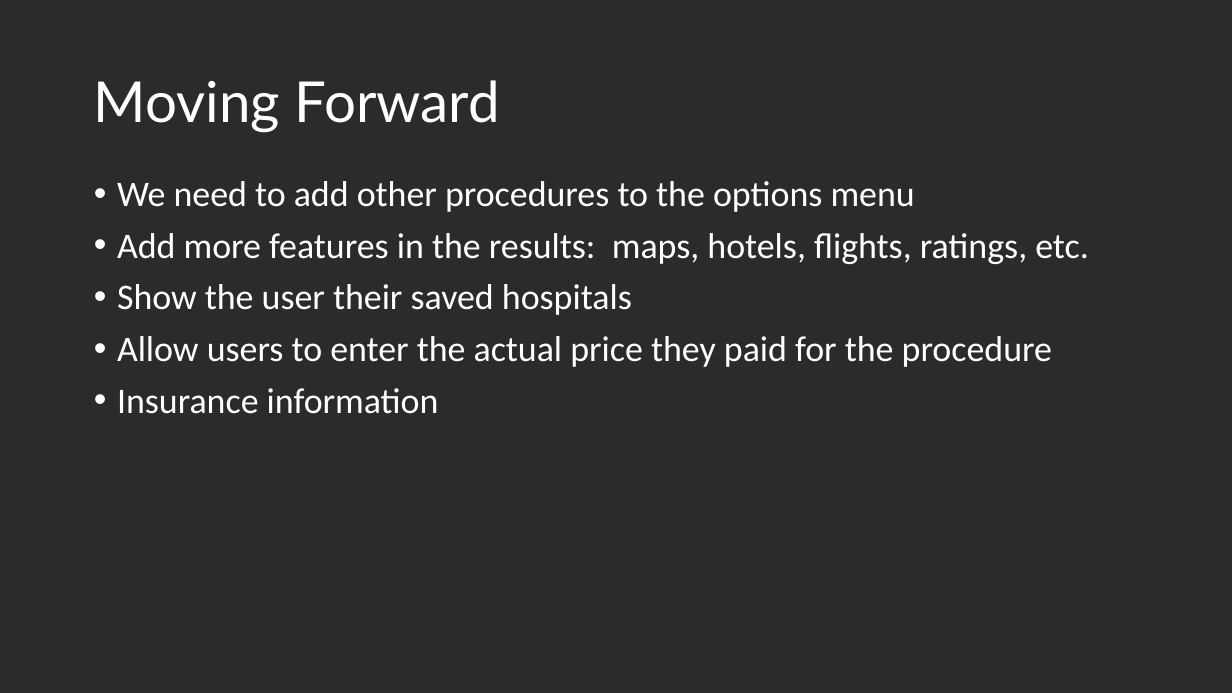
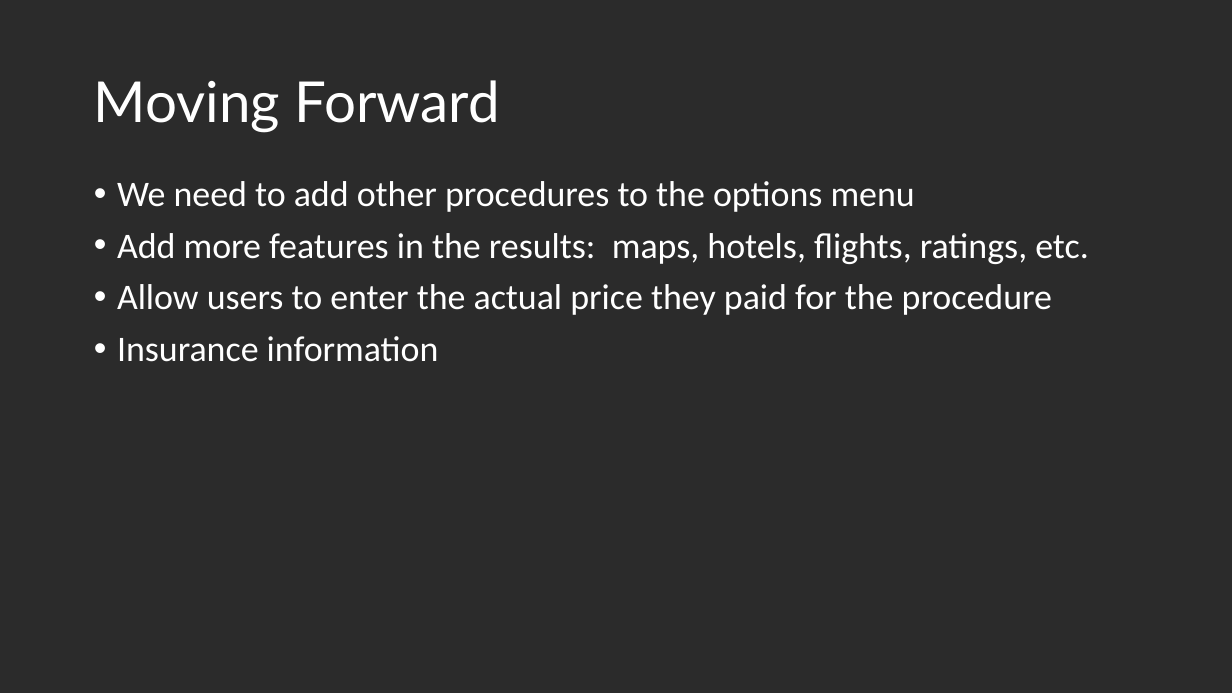
Before and after one commit to kneess/Jarvis, a slide deck: slide 6 of Jarvis_PowerPoint.pptx. Drawn at 1232x693 pixels with LibreOffice and Linux fonts; fonts in the diff are those of the drawing; background and template pictures are left out; a plain dark background stands for a picture behind light text. Boxes give left, top, right and bottom in pixels: in the first picture for what was removed or moved away, otherwise in the second. Text is boxed around its words. In the diff, an @@ line names an element or a change of style, - is before the commit and + after.

```diff
--- a/Jarvis_PowerPoint.pptx
+++ b/Jarvis_PowerPoint.pptx
@@ text at [117,284,632,315]: paragraph removed @@
-• Show the user their saved hospitals
```
Also in this commit, not shown: 3 other files.
